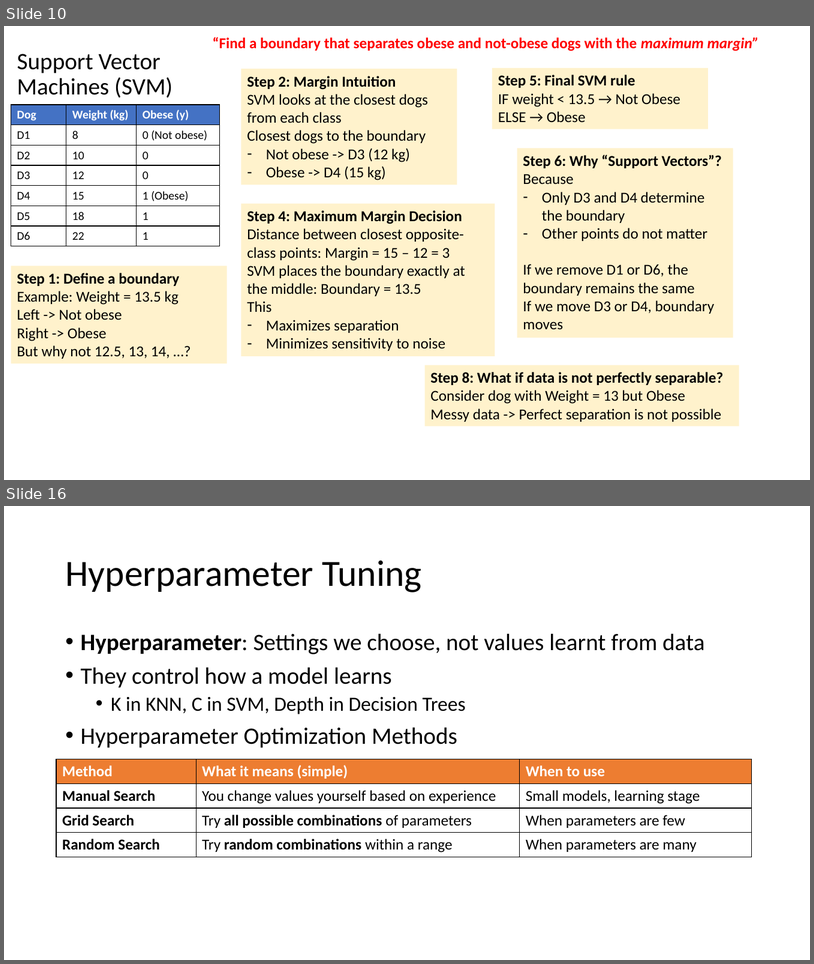
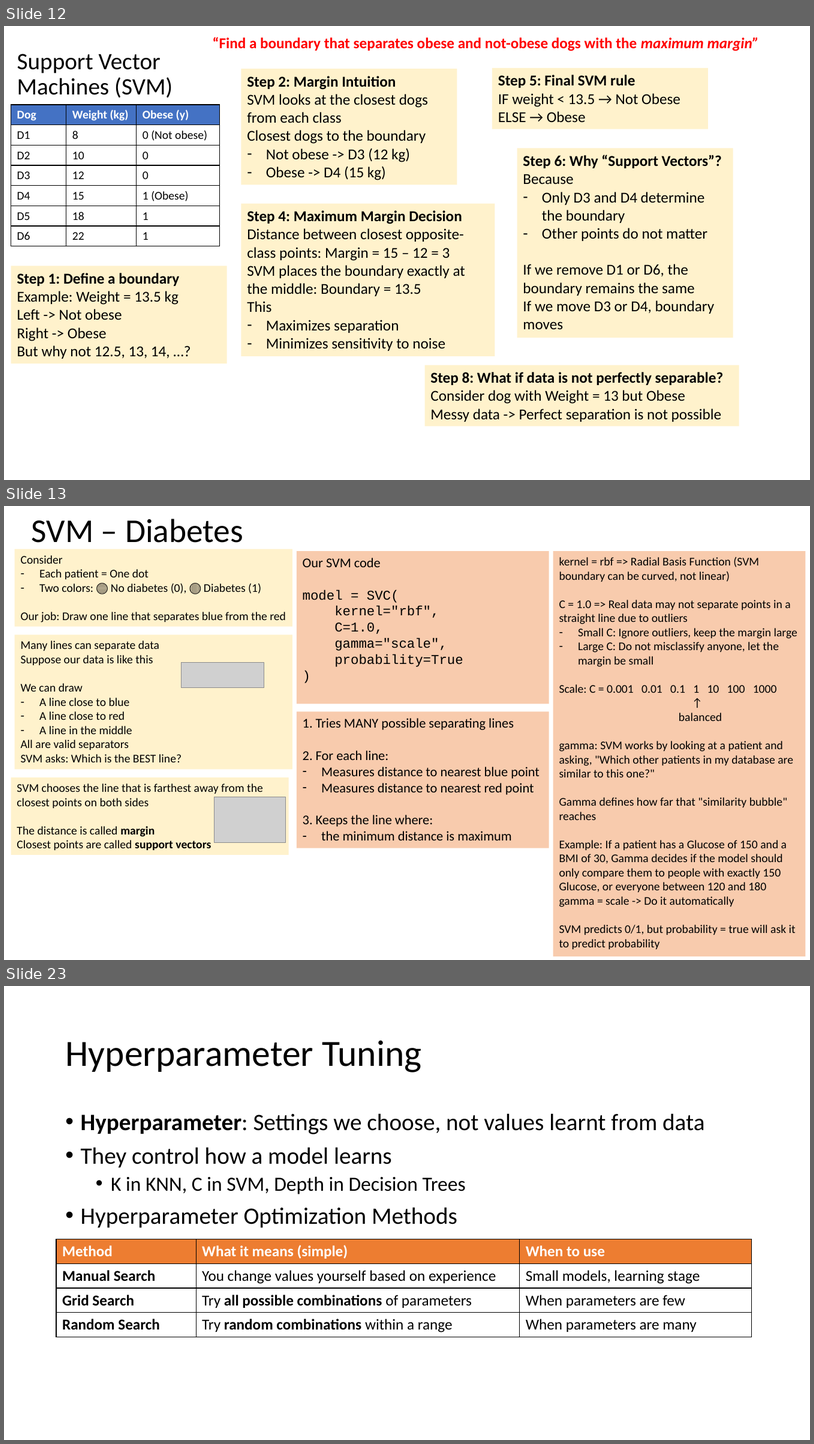
Before and after one commit to trishikh2002/ml_edurka, a slide deck: slides/ML - Module 3 - Classification - Additional Slides.pptx. Shown one above the other, each under a label of ours: slides 10 and 16 before the commit, slides 12, 13 and 23 after it; the slides between them are not shown. The pictures are 814x964 and 814x1444 pixels, drawn with LibreOffice and Linux fonts; fonts in the diff are those of the drawing; grey boxes stand for pictures. Boxes give left, top, right and bottom in pixels: in the first picture for what was removed or moved away, otherwise in the second. Text is boxed around its words. In the diff, an @@ line names an element or a change of style, - is before the commit and + after.

```diff
--- a/slides/ML - Module 3 - Classification - Additional Slides.pptx
+++ b/slides/ML - Module 3 - Classification - Additional Slides.pptx
@@ slide 13 added at (4, 506, 810, 960), background #FFFFFF @@
@@ title added at (32, 519, 243, 550), 39.6 pt, text #000000 @@
+SVM – Diabetes
@@ rectangle added at (15, 549, 293, 627), fill #FFF2CC, 14 pt, text #000000 @@
+Consider
+– Each patient = One dot
+– Two colors: 🔵 No diabetes (0), 🔴 Diabetes (1)
+Our job: Draw one line that separates blue from the red
@@ rectangle added at (297, 551, 549, 703), fill #F8CBAD, 16 pt, text #000000 @@
+Our SVM code
+model = SVC(
+kernel="rbf",
+C=1.0,
+gamma="scale",
+probability=True
+)
@@ rectangle added at (553, 551, 806, 956), fill #F8CBAD, 14 pt, text #000000 @@
+kernel = rbf => Radial Basis Function (SVM boundary can be curved, not linear)
+C = 1.0 => Real data may not separate points in a straight line due to outliers
+– Small C: Ignore outliers, keep the margin large
+– Large C: Do not misclassify anyone, let the margin be small
+Scale: C = 0.001 0.01 0.1 1 10 100 1000
+↑
+balanced
+gamma: SVM works by looking at a patient and asking, "Which other patients in my database are similar to this one?"
+Gamma defines how far that "similarity bubble" reaches
+Example: If a patient has a Glucose of 150 and a BMI of 30, Gamma decides if the model should only compare them to people with exactly 150 Glucose, or everyone between 120 and 180
+gamma = scale -> Do it automatically
+SVM predicts 0/1, but probability = true will ask it to predict probability
@@ rectangle added at (15, 635, 293, 769), fill #FFF2CC, 14 pt, text #000000 @@
+Many lines can separate data
+Suppose our data is like this
+We can draw
+– A line close to blue
+– A line close to red
+– A line in the middle
+All are valid separators
+SVM asks: Which is the BEST line?
@@ picture added at (181, 662, 264, 687) @@
@@ rectangle added at (297, 712, 549, 849), fill #F8CBAD, 16 pt, text #000000 @@
+1. Tries MANY possible separating lines
+2. For each line:
+– Measures distance to nearest blue point
+– Measures distance to nearest red point
+3. Keeps the line where:
+– the minimum distance is maximum
@@ rectangle added at (11, 777, 289, 855), fill #FFF2CC, 14 pt, text #000000 @@
+SVM chooses the line that is farthest away from the closest points on both sides
+The distance is called margin
+Closest points are called support vectors
@@ picture added at (215, 796, 286, 843) @@
@@ what was slide 10 is now slide 12 @@
@@ what was slide 16 is now slide 23 @@
```
Also in this commit, not shown: 6 other slides added, 9 other files.
